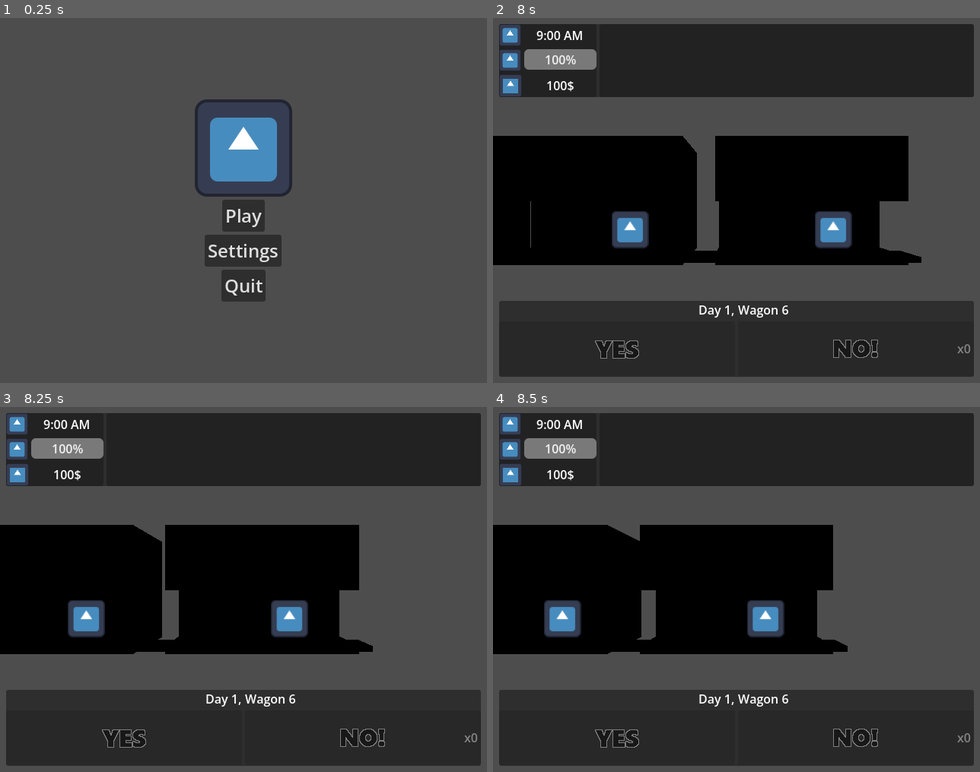
Above: before the commit, frames 1-4 (two rows, left to right).
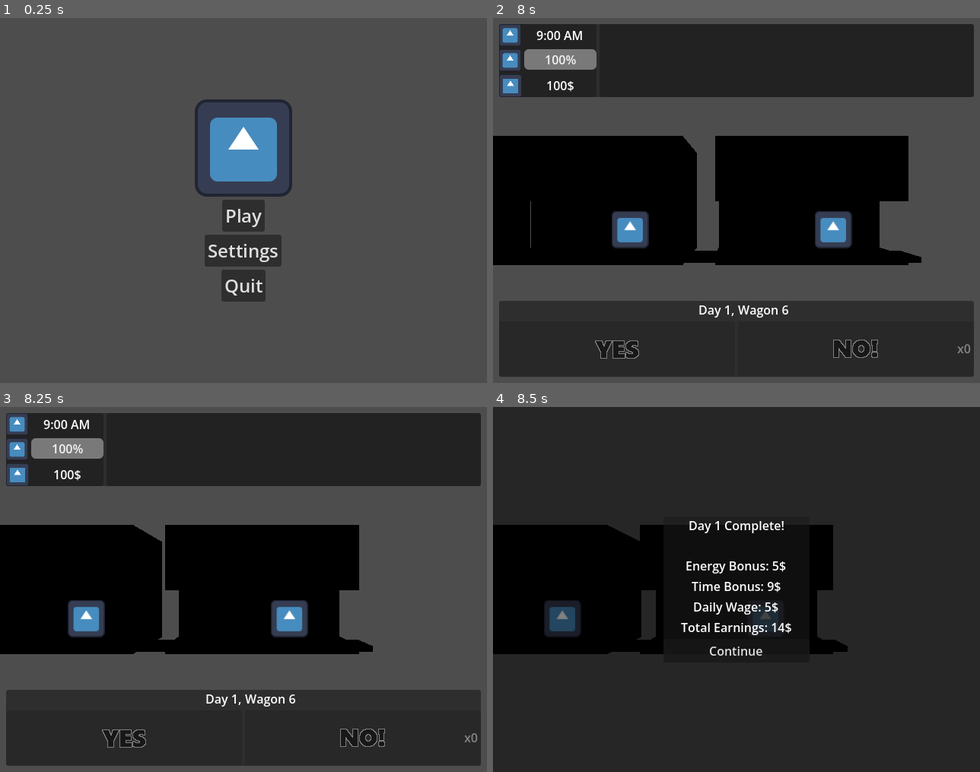
Above: after the commit, the same moments.

Repository: Smg065/WGJ2026
Game: Godot game, scene res://Scenes/MainMenu.tscn
The game is run twice, just before and just after one commit, with the same random seed, the same clock (stepped at 60 frames per second) and the same inputs. The project has no main scene, so this scene is started directly. The engine's default icon, where the game draws it, is replaced by a stand-in: a white triangle on a blue panel in a dark square.
Inputs (mouse positions are in pixels of both pictures, inside the frame that each line leads up to):
- Up to frame 1 (0.25 s): no input
- Up to frame 2 (8 s): click "Play" at 0.5 s; click (614, 350) at 1.25 s; click "x1" at 2.75 s; click (614, 350) at 4.25 s; click (614, 350) at 5.75 s; tap Enter at 7.25 s
- Up to frame 3 (8.25 s): no input
- Up to frame 4 (8.5 s): no input

Frames 1-3 are identical in both runs. In frame 4, 41% of the frame differs, in the area x 0-100%, y 0-100%.

Commit message:
Day End UI

Diff:
--- a/Scenes/Gameplay.tscn
+++ b/Scenes/Gameplay.tscn
@@ -7,10 +7,11 @@
 [ext_resource type="Texture2D" uid="uid://dsdhfod08xkcd" path="res://Sprites/UI/No.png" id="4_mofsa"]
 [ext_resource type="PackedScene" uid="uid://by6nvg44u7bqr" path="res://Resources/ResourceModPanel.tscn" id="4_u8j7u"]
 
-[node name="Gameplay" type="Node3D" unique_id=636112707 node_paths=PackedStringArray("trainRoot", "dayLabel", "wagonLabel", "timeLabel", "timeCost", "energyBar", "energyCost", "moneyLabel", "moneyCost", "yesButton", "noButton", "nosCost", "charPort", "charDialogue")]
+[node name="Gameplay" type="Node3D" unique_id=636112707 node_paths=PackedStringArray("trainRoot", "mainUI", "dayLabel", "wagonLabel", "timeLabel", "timeCost", "energyBar", "energyCost", "moneyLabel", "moneyCost", "yesButton", "noButton", "nosCost", "charPort", "charDialogue", "earningsUI", "dayCompleteLabel", "timeMoneyBonus", "energyMoneyBonus", "noMoneyBonus", "dailyWageLabel", "dayEndTotalLabel", "dayEndUIButton")]
 script = ExtResource("1_r5ka5")
 trainRoot = NodePath("TrainRoot")
 wagonPrefab = ExtResource("2_tdndw")
+mainUI = NodePath("MainUI")
 dayLabel = NodePath("MainUI/UIVBox/BottomPanel/BottomVBox/DayWagonHBox/DayLabel")
 wagonLabel = NodePath("MainUI/UIVBox/BottomPanel/BottomVBox/DayWagonHBox/WagonLabel")
 timeLabel = NodePath("MainUI/UIVBox/TopVBox/TopPanel/TopHBox/ResourcesPanel/ResourceVBox/TimeHBox/TimeLabel")
@@ -24,6 +25,14 @@
 nosCost = NodePath("MainUI/UIVBox/TopVBox/CostsHBox/NoCost")
 charPort = NodePath("MainUI/UIVBox/TopVBox/TopPanel/TopHBox/CharPanel/CharHBox/CharPort")
 charDialogue = NodePath("MainUI/UIVBox/TopVBox/TopPanel/TopHBox/CharPanel/CharHBox/CharText")
+earningsUI = NodePath("DayEndUI")
+dayCompleteLabel = NodePath("DayEndUI/DayEndVPanel/DayEndPanelContainer/DayEndVBox/EarningHeader")
+timeMoneyBonus = NodePath("DayEndUI/DayEndVPanel/DayEndPanelContainer/DayEndVBox/HoursLeftLabel")
+energyMoneyBonus = NodePath("DayEndUI/DayEndVPanel/DayEndPanelContainer/DayEndVBox/SpareEnergyLabel")
+noMoneyBonus = NodePath("DayEndUI/DayEndVPanel/DayEndPanelContainer/DayEndVBox/UnusedNosLabel")
+dailyWageLabel = NodePath("DayEndUI/DayEndVPanel/DayEndPanelContainer/DayEndVBox/DailyWageLabel")
+dayEndTotalLabel = NodePath("DayEndUI/DayEndVPanel/DayEndPanelContainer/DayEndVBox/TotalEarnings")
+dayEndUIButton = NodePath("DayEndUI/DayEndVPanel/DayEndPanelContainer/DayEndVBox/DayEndContinue")
 
 [node name="Cam" type="Camera3D" parent="." unique_id=351483388]
 transform = Transform3D(1, 0, 0, 0, 1, 0, 0, 0, 1, 0, 0, 1)
@@ -222,5 +231,75 @@
 alignment = 2
 icon_alignment = 1
 
+[node name="DayEndUI" type="ColorRect" parent="." unique_id=451989664]
+visible = false
+anchors_preset = 15
+anchor_right = 1.0
+anchor_bottom = 1.0
+grow_horizontal = 2
+grow_vertical = 2
+color = Color(0, 0, 0, 0.49803922)
+
+[node name="DayEndVPanel" type="Panel" parent="DayEndUI" unique_id=168923225]
+custom_minimum_size = Vector2(192, 0)
+layout_mode = 1
+anchors_preset = 8
+anchor_left = 0.5
+anchor_top = 0.5
+anchor_right = 0.5
+anchor_bottom = 0.5
+grow_horizontal = 2
+grow_vertical = 2
+
+[node name="DayEndPanelContainer" type="PanelContainer" parent="DayEndUI/DayEndVPanel" unique_id=1573027629]
+layout_mode = 1
+anchors_preset = 15
+anchor_right = 1.0
+anchor_bottom = 1.0
+grow_horizontal = 2
+grow_vertical = 2
+
+[node name="DayEndVBox" type="VBoxContainer" parent="DayEndUI/DayEndVPanel/DayEndPanelContainer" unique_id=1258827112]
+layout_mode = 2
+
+[node name="EarningHeader" type="Label" parent="DayEndUI/DayEndVPanel/DayEndPanelContainer/DayEndVBox" unique_id=826166580]
+layout_mode = 2
+text = "Day %s Complete!
+Bonuses:"
+horizontal_alignment = 1
+
+[node name="UnusedNosLabel" type="Label" parent="DayEndUI/DayEndVPanel/DayEndPanelContainer/DayEndVBox" unique_id=410966186]
+visible = false
+layout_mode = 2
+text = "Unused NO!s: %s$"
+horizontal_alignment = 1
+
+[node name="SpareEnergyLabel" type="Label" parent="DayEndUI/DayEndVPanel/DayEndPanelContainer/DayEndVBox" unique_id=1960261389]
+visible = false
+layout_mode = 2
+text = "Spare Enegry: %s$"
+horizontal_alignment = 1
+
+[node name="HoursLeftLabel" type="Label" parent="DayEndUI/DayEndVPanel/DayEndPanelContainer/DayEndVBox" unique_id=1426230678]
+visible = false
+layout_mode = 2
+text = "Hours Left: %s$"
+horizontal_alignment = 1
+
+[node name="DailyWageLabel" type="Label" parent="DayEndUI/DayEndVPanel/DayEndPanelContainer/DayEndVBox" unique_id=1844148356]
+visible = false
+layout_mode = 2
+text = "Daily Wage: %s$"
+horizontal_alignment = 1
+
+[node name="TotalEarnings" type="Label" parent="DayEndUI/DayEndVPanel/DayEndPanelContainer/DayEndVBox" unique_id=629105122]
+layout_mode = 2
+text = "Total Earnings:"
+horizontal_alignment = 1
+
+[node name="DayEndContinue" type="Button" parent="DayEndUI/DayEndVPanel/DayEndPanelContainer/DayEndVBox" unique_id=1994138397]
+layout_mode = 2
+text = "Continue"
+
 [connection signal="pressed" from="MainUI/UIVBox/BottomPanel/BottomVBox/Buttons/YesButton" to="." method="yes_pressed"]
 [connection signal="pressed" from="MainUI/UIVBox/BottomPanel/BottomVBox/Buttons/NoButton" to="." method="no_pressed"]
--- a/Scripts/Gameplay.gd
+++ b/Scripts/Gameplay.gd
@@ -21,23 +21,31 @@
 @export var renderedWagons : Array[TrainWagon] = [null, null, null, null]
 
 @export_category("UI")
+@export var mainUI : Control
 @export var dayLabel : Label
 @export var wagonLabel : Label
 @export var timeLabel : Label
 @export var timeCost : ResourceModPanel
-@export var timeMoneyBonus : Label
 @export var energyBar : ProgressBar
 @export var energyCost : ResourceModPanel
-@export var energyMoneyBonus : Label
 @export var moneyLabel : Label
 @export var moneyCost : ResourceModPanel
 @export var yesButton : Button
 @export var noButton : Button
-@export var noMoneyBonus : Label
 @export var nosCost : ResourceModPanel
 
 @export var charPort : TextureRect
 @export var charDialogue : RichTextLabel
+
+@export_category("Day End UI")
+@export var earningsUI : Control
+@export var dayCompleteLabel : Label
+@export var timeMoneyBonus : Label
+@export var energyMoneyBonus : Label
+@export var noMoneyBonus : Label
+@export var dailyWageLabel : Label
+@export var dayEndTotalLabel : Label
+@export var dayEndUIButton : Button
 
 @export var day : int = 0:
 	get:
@@ -63,7 +71,7 @@
 	get:
 		return energy
 	set(newEnergy):
-		energy = newEnergy
+		energy = clampi(newEnergy, 0, 100)
 		update_energy_vis()
 @export var money : int = 100:
 	get:
@@ -97,15 +105,42 @@
 	update_wagon_vis()
 
 func end_day():
+	mainUI.hide()
+	earningsUI.show()
+	dayCompleteLabel.text = "Day %s Complete!\n" % str(day)
 	#Each unused no is worth 5 dollars
-	var nosBonus : int = 5
+	var nosBonus : int = nos * 5
 	nos = 0
 	#20% of your energy is worth 1 dollar
-	var energyBonus : float = 0.05
+	var energyBonus := floori(0.05 * energy)
 	energy = 0
 	#1 hour is worth a dollar
 	var timeBonus : int = endingTime - time
-	money += (nosBonus * nos) + floori(energyBonus * energy) + timeBonus
+	#Daily Wage
+	var dailyWage : int = 5
+	var earnedMoney = nosBonus + energyBonus + timeBonus
+	money += earnedMoney
+	if timeBonus != 0:
+		timeMoneyBonus.show()
+		timeMoneyBonus.text = "Time Bonus: %s$" % timeBonus
+	else:
+		timeMoneyBonus.hide()
+	if energyBonus != 0:
+		energyMoneyBonus.show()
+		energyMoneyBonus.text = "Energy Bonus: %s$" % energyBonus
+	else:
+		energyMoneyBonus.hide()
+	if nosBonus != 0:
+		noMoneyBonus.show()
+		noMoneyBonus.text = "Unused NO!s Bonus: %s$" % nosBonus
+	else:
+		noMoneyBonus.hide()
+	if dailyWage != 0:
+		dailyWageLabel.show()
+		dailyWageLabel.text = "Daily Wage: %s$" % dailyWage
+	else:
+		dailyWageLabel.hide()
+	dayEndTotalLabel.text = "Total Earnings: %s$" % earnedMoney
 
 func hide_costs():
 	timeCost.hide()
@@ -115,7 +150,6 @@
 
 func _process(delta: float) -> void:
 	if moveTrain:
-		print("AAAA")
 		move_train(delta)
 
 func move_train(delta):
@@ -129,7 +163,7 @@
 			yesButton.disabled = false
 			noButton.disabled = nos <= 0
 		else:
-			print("End of day!")
+			end_day()
 
 func spawn_next_wagon() -> void:
 	wagonsLeft -= 1
@@ -155,7 +189,6 @@
 	yesButton.disabled = true
 	noButton.disabled = true
 	if renderedWagons[2] != null:
-		print(renderedWagons[2].name)
 		curRequest = renderedWagons[2].request
 
 ##Updates the request info
